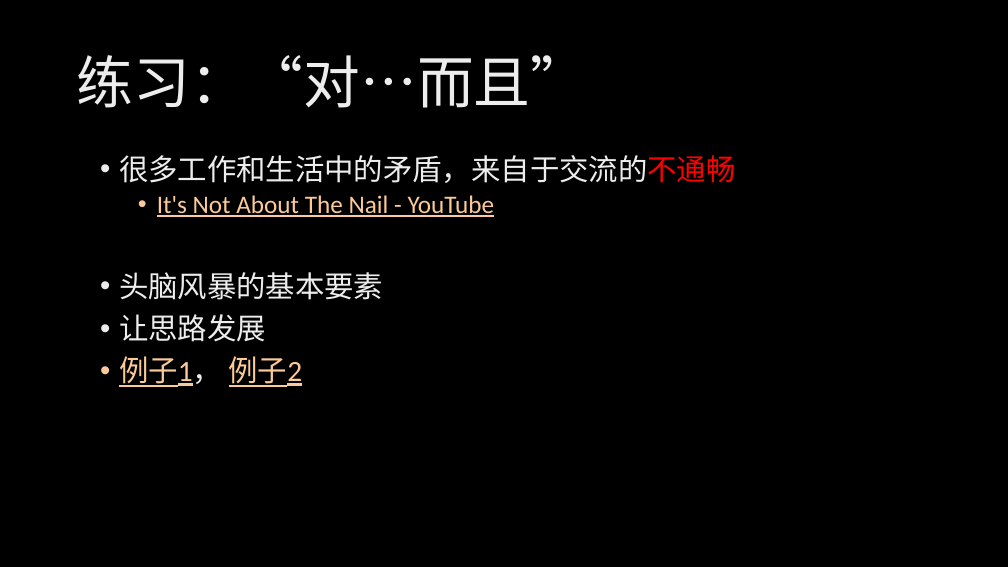
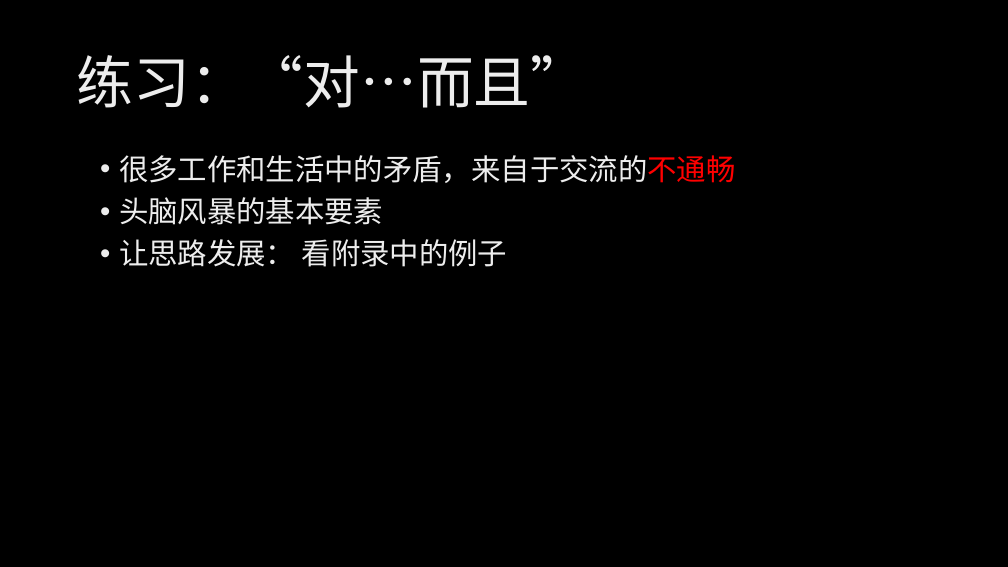
Before and after one commit to xinase/ASE, a slide deck: slide 54 of chapter09/ASE_9_program_manager.pptx. Drawn at 1008x567 pixels with LibreOffice and Linux fonts; fonts in the diff are those of the drawing; background and template pictures are left out. Boxes give left, top, right and bottom in pixels: in the first picture for what was removed or moved away, otherwise in the second. Text is boxed around its words. In the diff, an @@ line names an element or a change of style, - is before the commit and + after.

```diff
--- a/chapter09/ASE_9_program_manager.pptx
+++ b/chapter09/ASE_9_program_manager.pptx
@@ text at box(157, 195, 495, 217): paragraph removed @@
-  • It's Not About The Nail - YouTube
@@ text at box(119, 239, 508, 267): text changed @@
-• 让思路发展
-• 例子1， 例子2
+• 让思路发展： 看附录中的例子
```
Also in this commit, not shown: 1 other slide changed, 1 other file.
